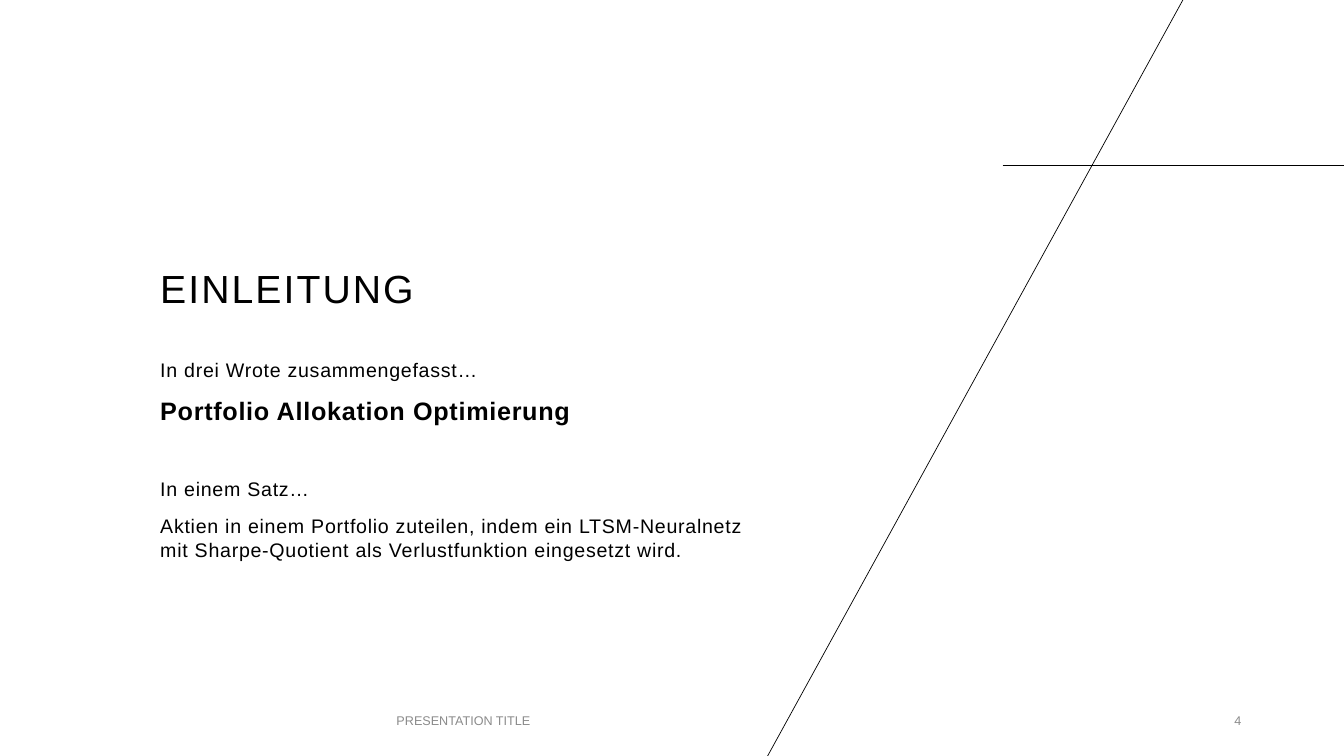
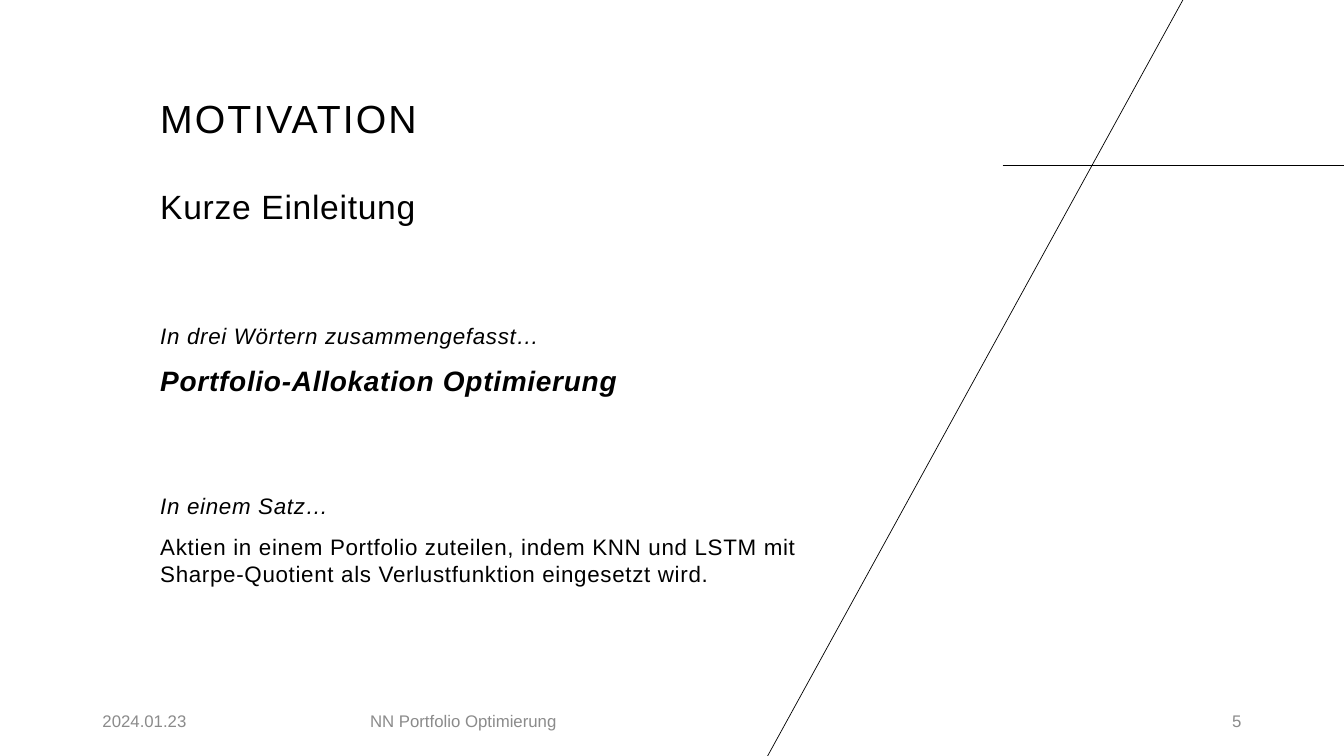
Before and after one commit to p-spohr/NN-Portfolio-Optimizer, a slide deck: slide 5 of Präsentation/pspohr - SLIFI Abschlusspräsentation 23Jan2024.pptx (slide 4 before the commit). Drawn at 1344x756 pixels with LibreOffice and Linux fonts; fonts in the diff are those of the drawing. Boxes give left, top, right and bottom in pixels: in the first picture for what was removed or moved away, otherwise in the second. Text is boxed around its words. In the diff, an @@ line names an element or a change of style, - is before the commit and + after.

```diff
--- a/Präsentation/pspohr - SLIFI Abschlusspräsentation 23Jan2024.pptx
+++ b/Präsentation/pspohr - SLIFI Abschlusspräsentation 23Jan2024.pptx
@@ text added at (160, 105, 416, 134), 28 pt, text #000000 @@
+MOTIVATION
@@ text "Kurze Einleitung": place and size @@
-text "Kurze Einleitung" at (160, 362, 741, 561)
+text "Kurze Einleitung" at (160, 194, 795, 587)
@@ text at (160, 194, 617, 396): text changed; size 18 to 20 pt; bold off; italic on @@
-In drei Wrote zusammengefasst…
-Portfolio Allokation Optimierung
+Kurze Einleitung
+In drei Wörtern zusammengefasst…
+Portfolio-Allokation Optimierung
@@ title removed at (160, 275, 413, 304) @@
-EINLEITUNG
@@ text at (160, 497, 328, 515): size 14 to 16 pt, italic on in "In einem Satz…" @@
@@ text at (160, 538, 795, 587): text changed; size 14 to 16 pt @@
-Aktien in einem Portfolio zuteilen, indem ein LTSM-Neuralnetz mit Sharpe-Quotient als Verlustfunktion eingesetzt wird.
+Aktien in einem Portfolio zuteilen, indem KNN und LSTM mit Sharpe-Quotient als Verlustfunktion eingesetzt wird.
@@ text added at (102, 715, 186, 727), 12 pt, text #8C8C8C @@
+2024.01.23
@@ text at (370, 715, 556, 731): text changed; size 9 to 12 pt @@
-PRESENTATION TITLE
+NN Portfolio Optimierung
@@ page number at (1232, 715, 1241, 727): text changed; size 9 to 12 pt @@
-4
+5
```
Also in this commit, not shown: 11 other slides changed, 14 slides added, 4 slides removed, 1 other file.
